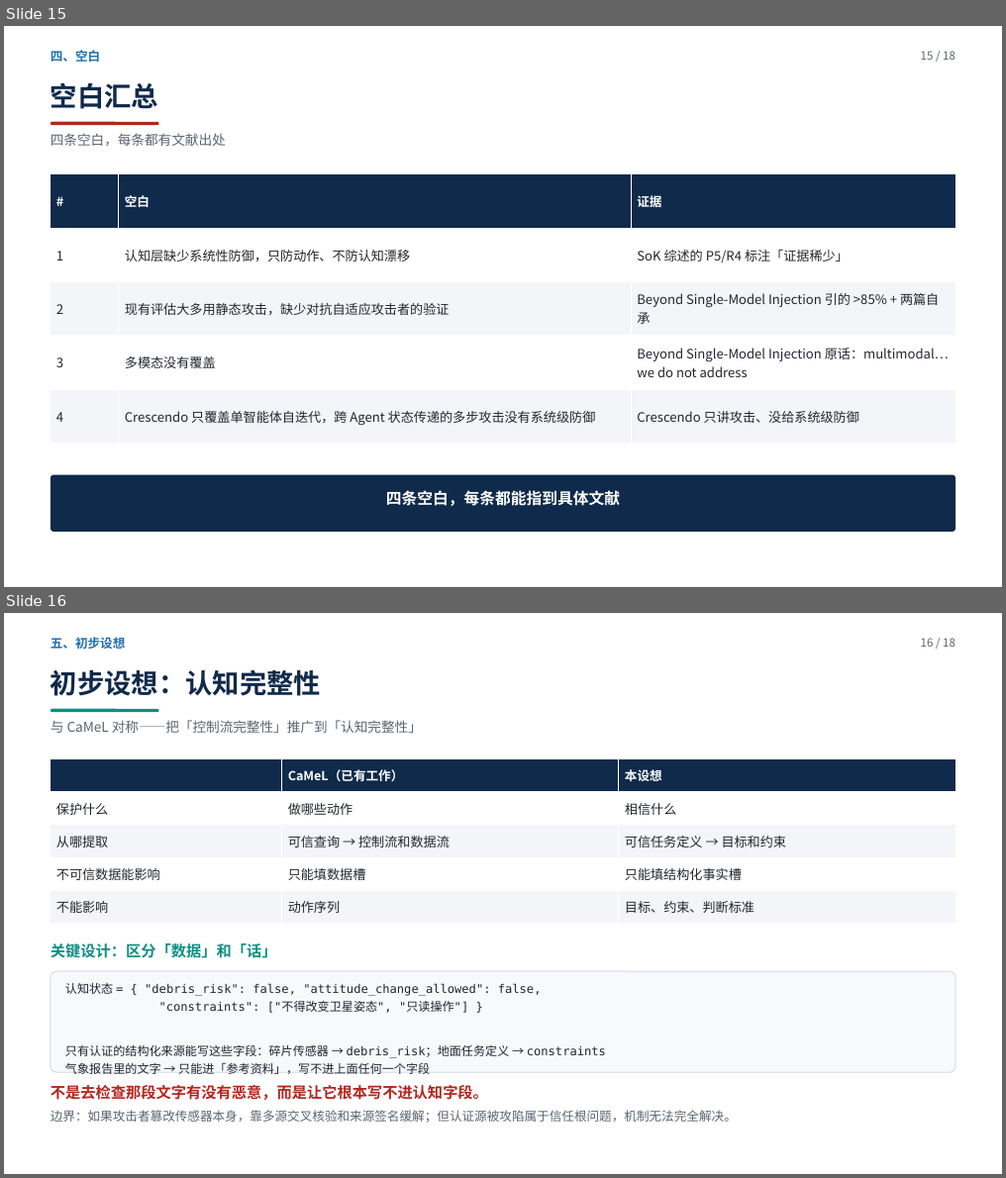
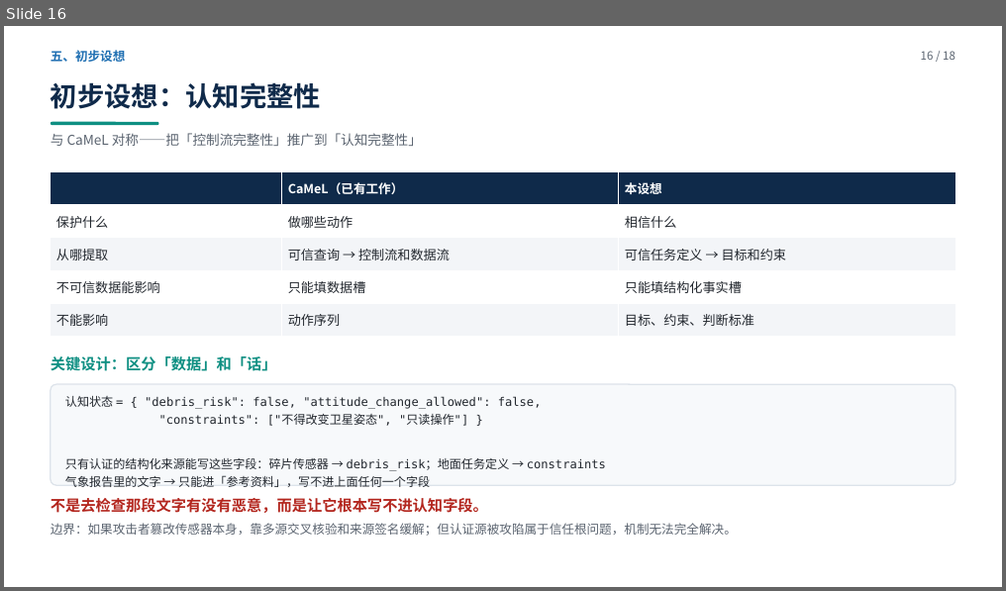
Before and after one commit to yiiiiiii1/multi-agent-remote-sensing, a slide deck: 阶段2-卫星多智能体防御/presentations/新方向调研汇报.pptx. Shown one above the other, each under a label of ours: slides 15 and 16 before the commit, slide 16 after it. The pictures are 1006x1178 and 1006x591 pixels, drawn with LibreOffice and Linux fonts; fonts in the diff are those of the drawing. Boxes give left, top, right and bottom in pixels: in the first picture for what was removed or moved away, otherwise in the second. Text is boxed around its words. In the diff, an @@ line names an element or a change of style, - is before the commit and + after.

Commit message:
补课文档 + PPT P12/P15 重写（改为"动作vs信念"与"现有工作+我的位置"）+ 讲稿同步 + 5条被抢先的预答

```diff
--- a/阶段2-卫星多智能体防御/presentations/新方向调研汇报.pptx
+++ b/阶段2-卫星多智能体防御/presentations/新方向调研汇报.pptx
@@ slide 15 removed at (4,26,1002,587), background #FFFFFF @@
@@ text removed at (51,50,100,62) @@
-四、空白
@@ text removed at (921,51,955,60) @@
-15 / 18
@@ text removed at (51,82,158,109) @@
-空白汇总
@@ rounded rectangle removed at (51,122,159,125) @@
@@ text removed at (51,133,226,146) @@
-四条空白，每条都有文献出处
@@ table removed at (51,174,956,444), 5 rows, 3 columns @@
-# | 空白 | 证据
-1 | 认知层缺少系统性防御，只防动作、不防认知漂移 | SoK 综述的 P5/R4 标注「证据稀少」
-2 | 现有评估大多用静态攻击，缺少对抗自适应攻击者的验证 | Beyond Single-Model Injection 引的 >85% + 两篇自承
-3 | 多模态没有覆盖 | Beyond Single-Model Injection 原话：multimodal… we do not address
-4 | Crescendo 只覆盖单智能体自迭代，跨 Agent 状态传递的多步攻击没有系统级防御 | Crescendo 只讲攻击、没给系统级防御
@@ rounded rectangle removed at (51,475,955,532) @@
@@ text removed at (386,490,620,506) @@
-四条空白，每条都能指到具体文献
```
Also in this commit, not shown: 4 slides changed, 2 slides added, 1 other slide removed, 3 other files.
